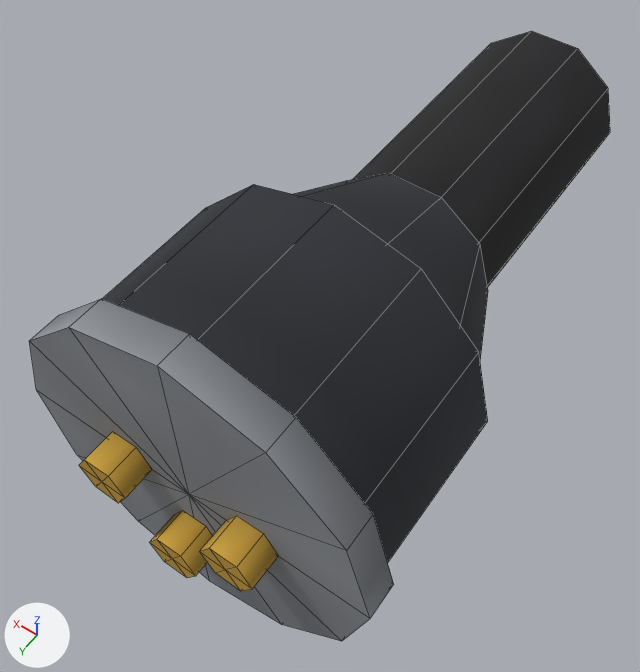
Two versions of the OBJ model crude-and-compute/src/main/resources/assets/crudecompute/models/block/power_cable_plug.obj, one commit apart.
Before and after are seen from a 50 mm lens placed at (0.281, 0.141, 0.995), pointed at (0.519, -0.192, 0.472). The lights are fixed; the arrows at lower left show +X, +Y and +Z. The first picture is the older version. Mesh edges are drawn as thin lines. Where no turn or scale is listed for an object, it has been applied to the vertices.

Names of what the first picture shows: 'power_cable_plug'.
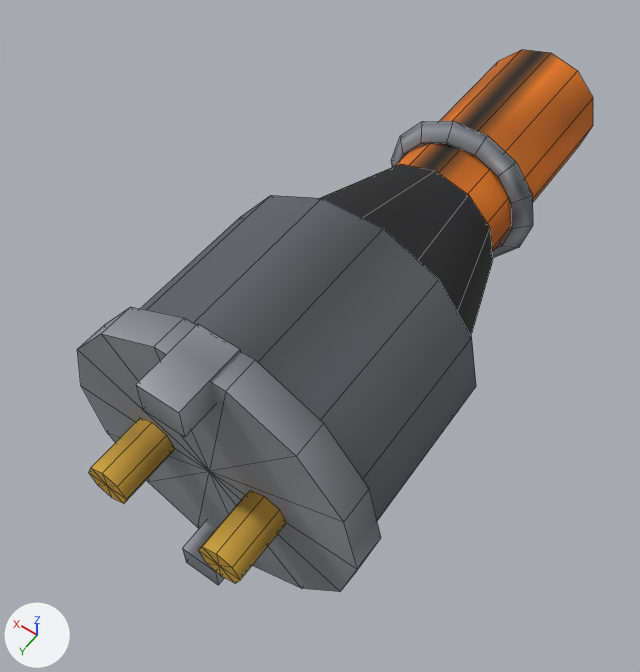
What differs and where, as boxes [x1, y1, x2, y2] in the pictures (640 x 672 px):
'power_cable_plug', reshaped (11% narrower, 11% shorter)
    before: [29, 31, 610, 641]
    after: [77, 49, 593, 592]
part 1 of me_power_cable_plug, added
    after: [136, 324, 240, 437]
part 2 of me_power_cable_plug, added
    after: [182, 522, 224, 585]
part 3 of me_power_cable_plug, added (brown)
    after: [89, 418, 174, 504]
part 4 of me_power_cable_plug, added (brown)
    after: [198, 490, 287, 583]
part 5 of me_power_cable_plug, rebuilt (13% narrower, 13% shorter)
    before: [29, 184, 488, 641]
    after: [77, 195, 476, 592]
part 6 of me_power_cable_plug, rebuilt (23% narrower, 21% shorter)
    before: [352, 31, 610, 287]
    after: [395, 49, 593, 251]
part 7 of me_power_cable_plug, rebuilt (11% narrower, 8% shorter)
    before: [294, 173, 488, 360]
    after: [321, 164, 493, 336]
part 8 of me_power_cable_plug, added
    after: [391, 121, 533, 257]
part 9 of me_power_cable_plug, deleted (brown)
    before: [200, 516, 278, 591]
part 10 of me_power_cable_plug, deleted (brown)
    before: [150, 510, 213, 578]
part 11 of me_power_cable_plug, deleted (brown)
    before: [79, 432, 152, 503]

The change, as a list of edits to the scene's bpy script:
```text
Add img_cable_orange:
    img_cable_orange = load_image('cable_orange', '../../textures/block/cable_orange.png', 16, 16, 'sRGB')
Add img_plug_body:
    img_plug_body = load_image('plug_body', '../../textures/block/plug_body.png', 16, 16, 'sRGB')
Add mat_cable_orange:
    mat_cable_orange = principled_material('cable_orange')
    mat_cable_orange.texture = img_cable_orange
    mat_cable_orange.roughness = 1.0
Add mat_plug_body:
    mat_plug_body = principled_material('plug_body')
    mat_plug_body.texture = img_plug_body
    mat_plug_body.roughness = 1.0
Change me_power_cable_plug:
    used by ob_power_cable_plug; location = (0.0, 0.0, 0.0)
    remove me_power_cable_plug.from_pydata(...)  # 141 vertices, 152 faces; spans x 0.365..0.635, y -0.5..0.0, z 0.365..0.635
    add me_power_cable_plug.from_pydata(...)  # 223 vertices, 230 faces; spans x 0.387..0.613, y -0.5..0.0, z 0.388..0.612
    me_power_cable_plug part 1: a new loose piece, a box spanning x 0.485..0.515, y -0.07..-0.02, z 0.588..0.612, in mat_steel (picture img_steel)
    me_power_cable_plug part 2: a new loose piece, a box spanning x 0.485..0.515, y -0.07..-0.02, z 0.388..0.412, in mat_steel (picture img_steel)
    me_power_cable_plug part 3: a new loose piece, an 8-sided cylinder along y spanning x 0.529..0.561, y -0.045..0.0, z 0.484..0.516, in mat_brass (picture img_brass)
    me_power_cable_plug part 4: a new loose piece, an 8-sided cylinder along y spanning x 0.439..0.471, y -0.045..0.0, z 0.484..0.516, in mat_brass (picture img_brass)
    me_power_cable_plug part 5: the loose piece of 51 vertices spanning x 0.365..0.635, y -0.18..-0.025, z 0.365..0.635 is rebuilt with 59 vertices and now spans x 0.387..0.613, y -0.2..-0.045, z 0.39..0.61
    me_power_cable_plug part 6: the loose piece of 20 vertices spanning x 0.432..0.568, y -0.5..-0.26, z 0.435..0.565 is rebuilt with 24 vertices and now spans x 0.448..0.552, y -0.5..-0.3, z 0.448..0.552, in mat_cable_orange (picture img_cable_orange)
    me_power_cable_plug part 7: the loose piece of 20 vertices spanning x 0.385..0.615, y -0.28..-0.18, z 0.391..0.609 is rebuilt with 24 vertices and now spans x 0.408..0.592, y -0.31..-0.2, z 0.408..0.592, in mat_rubber (picture img_rubber)
    me_power_cable_plug part 8: a new loose piece of 56 vertices spanning x 0.434..0.566, y -0.372..-0.348, z 0.436..0.564, in mat_steel (picture img_steel)
    me_power_cable_plug part 9: the loose piece of 14 vertices spanning x 0.43..0.47, y -0.025..0.0, z 0.483..0.517 is deleted
    me_power_cable_plug part 10: the loose piece of 14 vertices spanning x 0.48..0.52, y -0.025..0.0, z 0.433..0.467 is deleted
    me_power_cable_plug part 11: the loose piece of 14 vertices spanning x 0.53..0.57, y -0.025..0.0, z 0.483..0.517 is deleted
    other edits to the shape of me_power_cable_plug do not show in these pictures
    remove me_power_cable_plug.materials.append(mat_plastic_dark)  # picture img_plastic_dark
    add me_power_cable_plug.materials.append(mat_cable_orange)  # picture img_cable_orange
    add me_power_cable_plug.materials.append(mat_plug_body)  # picture img_plug_body
```
